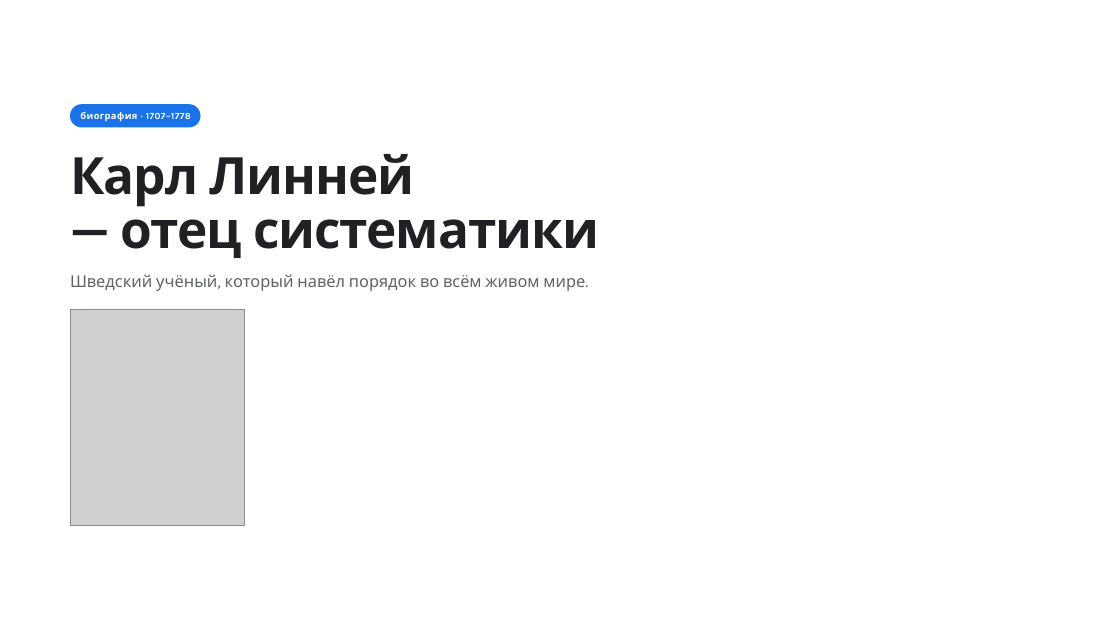
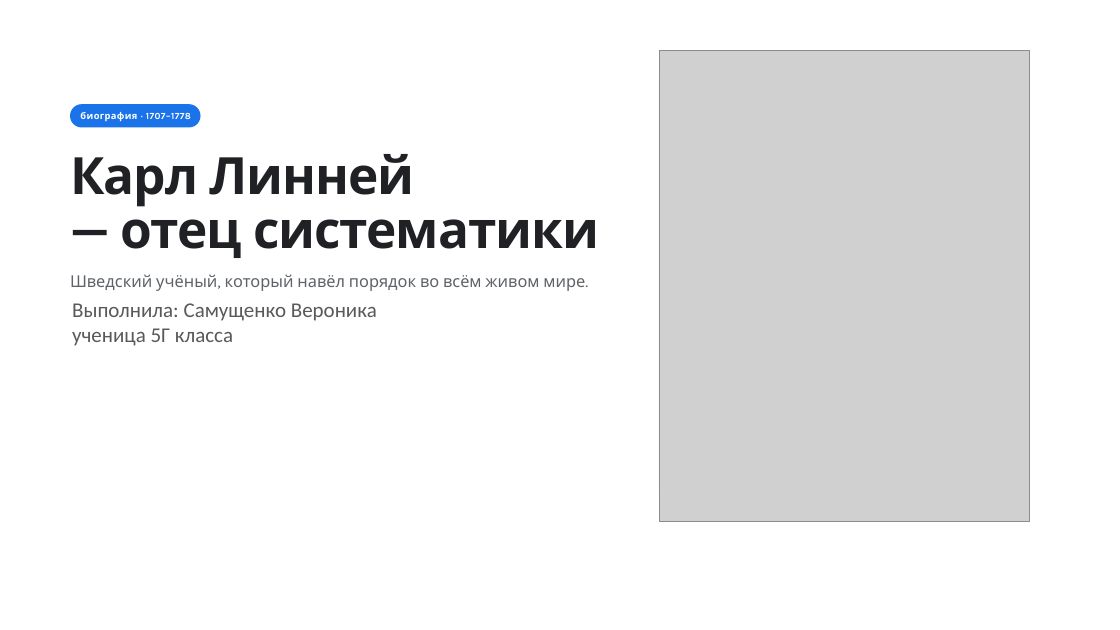
Before and after one commit to GFFRGOOGLE/karl-linney, a slide deck: slide 1 of prezentacii/Karl-Linney-chistaya.pptx. Drawn at 1120x630 pixels with LibreOffice and Linux fonts; fonts in the diff are those of the drawing; grey boxes stand for pictures. Boxes give left, top, right and bottom in pixels: in the first picture for what was removed or moved away, otherwise in the second. Text is boxed around its words. In the diff, an @@ line names an element or a change of style, - is before the commit and + after.

```diff
--- a/prezentacii/Karl-Linney-chistaya.pptx
+++ b/prezentacii/Karl-Linney-chistaya.pptx
@@ picture: place and size @@
-picture at (71, 309, 245, 525)
+picture at (660, 50, 1030, 521)
@@ rounded rectangle: place and size @@
-rounded rectangle at (71, 309, 245, 526)
+rounded rectangle at (660, 50, 1029, 521)
@@ text added at (72, 303, 377, 346), 18 pt, text #595959 @@
+Выполнила: Самущенко Вероника ученица 5Г класса
```
